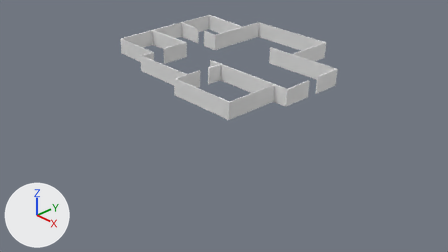
The Blender file building1.blend: old version first, new version second.
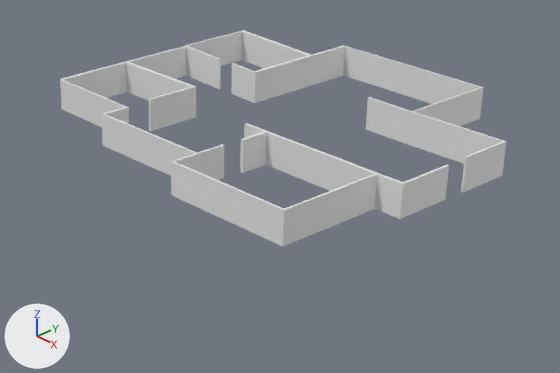
There are two pictures of each version: one from the file's camera 'Camera', one close up on the part from 20% to 81% of the width and 0% to 72% of the height. Lighting does not change. The marker at lower left points along +X, +Y and +Z. The older version's two pictures come first.

Script lines for the objects in view, before the commit:
```python
me_vert_001 = bpy.data.meshes.new('Vert.001')
me_vert_001.from_pydata(...)  # 198 vertices, 188 faces, 3 loose edges; spans x -2.02..1.7, y -1.23..1.97, z 0.55..0.89
ob_vert_001 = bpy.data.objects.new('Vert.001', me_vert_001)
ob_vert_001.location = (-0.02, 0.0, 0.381)
ob_vert_001.scale = (1.0, 0.995, 1.0)
```
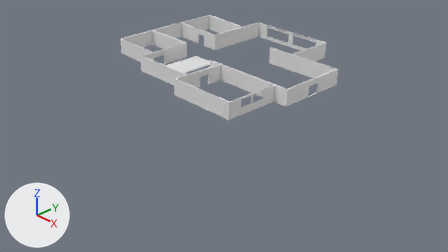
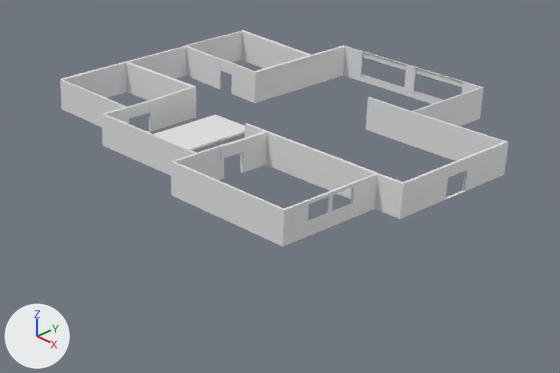
Changed parts and their boxes [x1, y1, x2, y2] in the close-ups (560 x 373 px):
'Vert.001', reshaped
    before: [60, 30, 506, 247]
    after: [60, 30, 508, 247]
'Plane', added
    after: [154, 115, 245, 150]
part 1 of me_vert_001, built on
    before: [149, 87, 505, 192]
    after: [125, 50, 508, 222]

Edits to the bpy script that builds the scene:
```text
Change me_vert_001:
    used by ob_vert_001; location = (-0.02, 0.0, 0.381); scale = (1.0, 0.995, 1.0)
    remove me_vert_001.from_pydata(...)  # 198 vertices, 188 faces, 3 loose edges; spans x -2.02..1.7, y -1.23..1.97, z 0.55..0.89
    add me_vert_001.from_pydata(...)  # 598 vertices, 564 faces, 3 loose edges; spans x -2.02..1.7, y -1.23..1.97, z 0.55..0.89
    me_vert_001 part 1: 6 vertices removed from x -1.03..1.69, y -0.48..0.51, z 0.56..0.88; 406 vertices added at x -2.01..1.7, y -1.23..1.97, z 0.55..0.87
Add me_plane:
    me_plane.from_pydata(...)  # 66 vertices, 64 faces; spans x -1.0..1.0, y -1.0..1.0, z 0.0..0.75
Add ob_plane_1:
    ob_plane_1 = bpy.data.objects.new('Plane', me_plane)
    ob_plane_1.location = (-0.547, -0.337, 1.054)
    ob_plane_1.scale = (-0.245, -0.395, -0.245)
```
